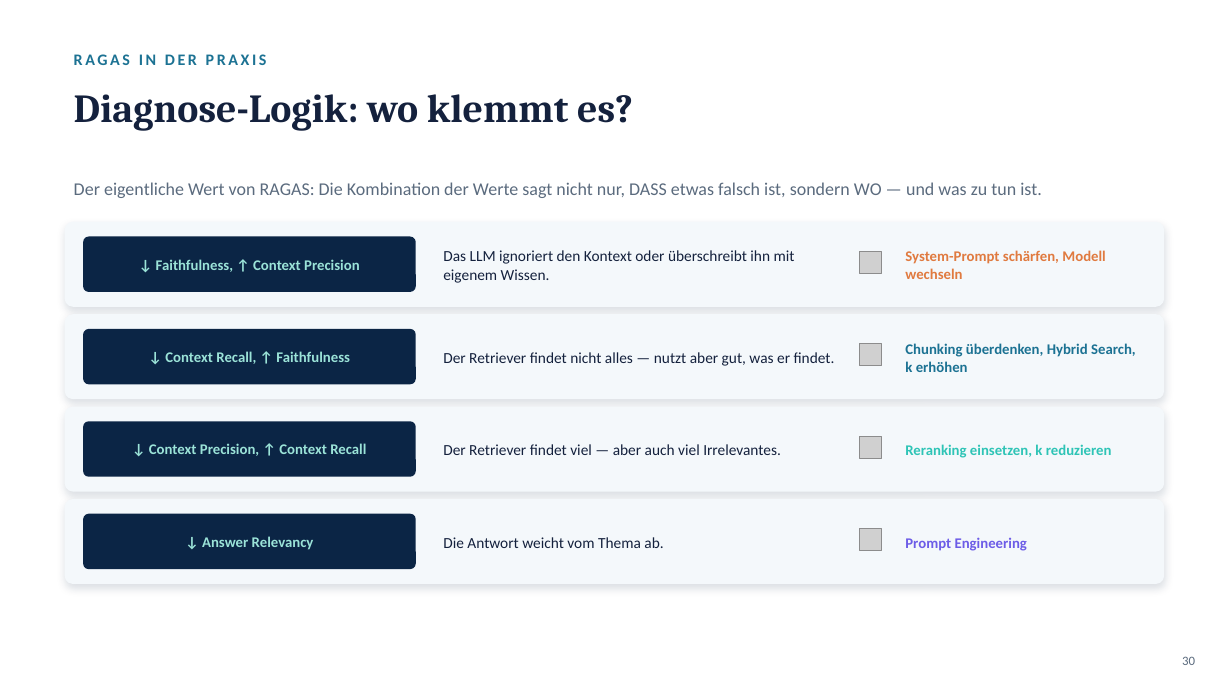
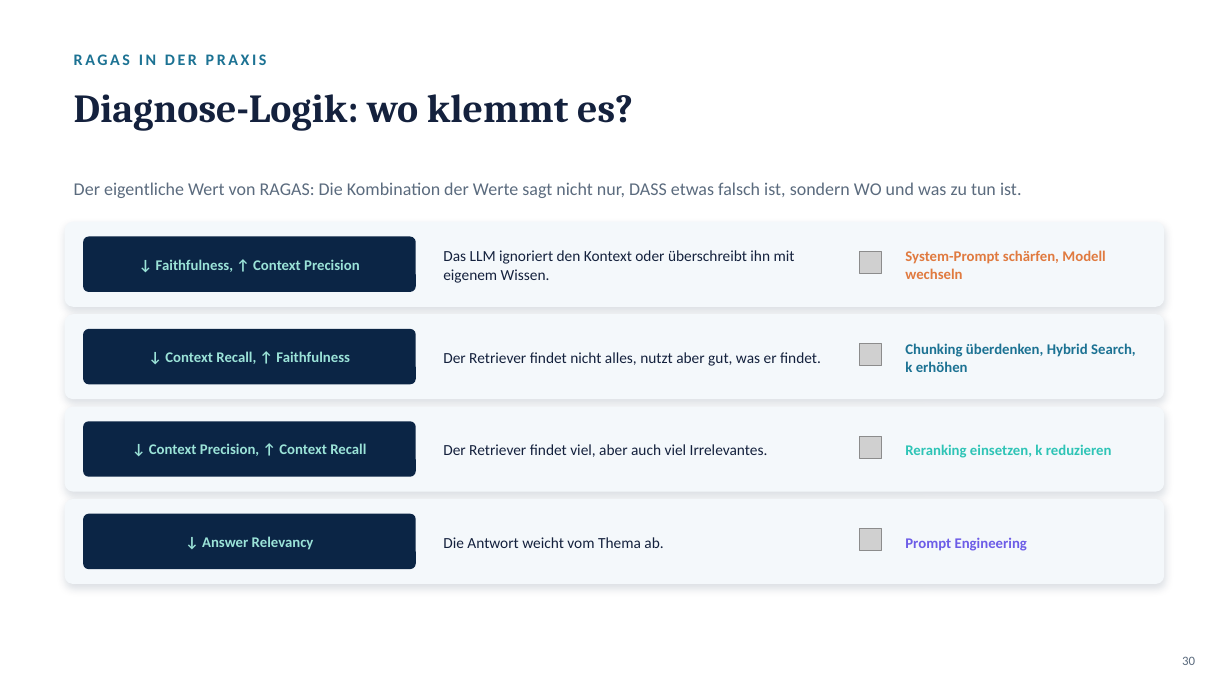
Before and after one commit to JBderLeuchtturm/nordlicht-workshop, a slide deck: slide 30 of RAG_Advanced_Folien.pptx. Drawn at 1232x693 pixels with LibreOffice and Linux fonts; fonts in the diff are those of the drawing; grey boxes stand for pictures. Boxes give left, top, right and bottom in pixels: in the first picture for what was removed or moved away, otherwise in the second. Text is boxed around its words. In the diff, an @@ line names an element or a change of style, - is before the commit and + after.

```diff
--- a/RAG_Advanced_Folien.pptx
+++ b/RAG_Advanced_Folien.pptx
@@ text at <box>74,182,1022,198</box>: text changed @@
-Der eigentliche Wert von RAGAS: Die Kombination der Werte sagt nicht nur, DASS etwas falsch ist, sondern WO — und was zu tun ist.
+Der eigentliche Wert von RAGAS: Die Kombination der Werte sagt nicht nur, DASS etwas falsch ist, sondern WO und was zu tun ist.
@@ text at <box>443,352,821,366</box>: text changed @@
-Der Retriever findet nicht alles — nutzt aber gut, was er findet.
+Der Retriever findet nicht alles, nutzt aber gut, was er findet.
@@ text at <box>443,444,768,457</box>: text changed @@
-Der Retriever findet viel — aber auch viel Irrelevantes.
+Der Retriever findet viel, aber auch viel Irrelevantes.
```
Also in this commit, not shown: 29 other slides changed, 1 slide removed.
